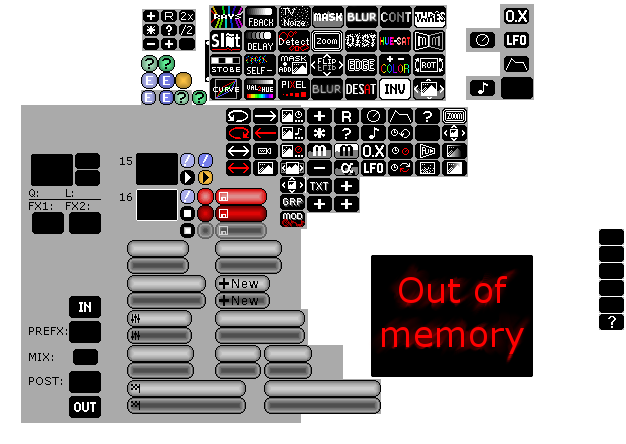
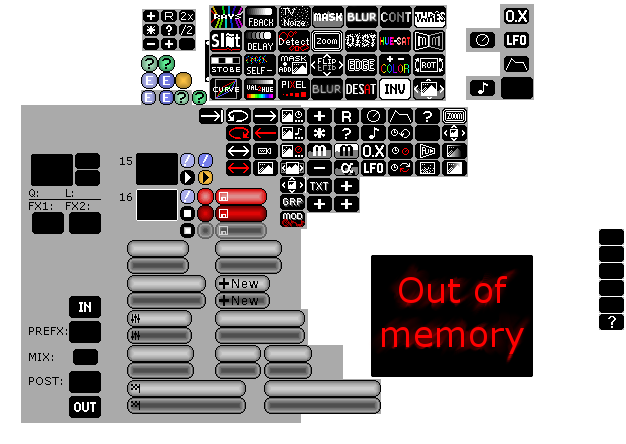
Two versions of the same layered image (626x444). Layer-by-layer changes:
painted on "New Layer#4" over box(199, 108, 224, 124)
